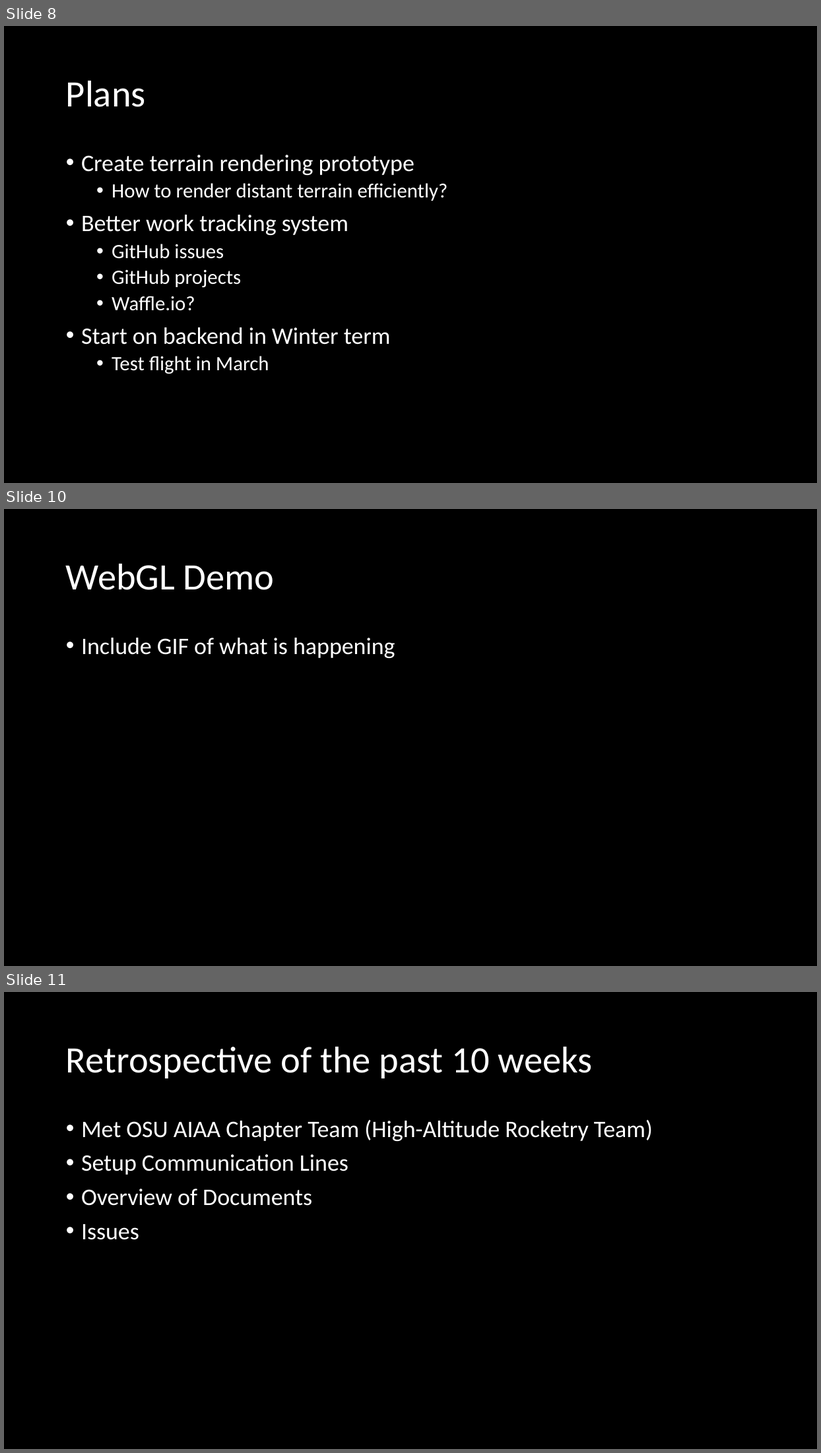
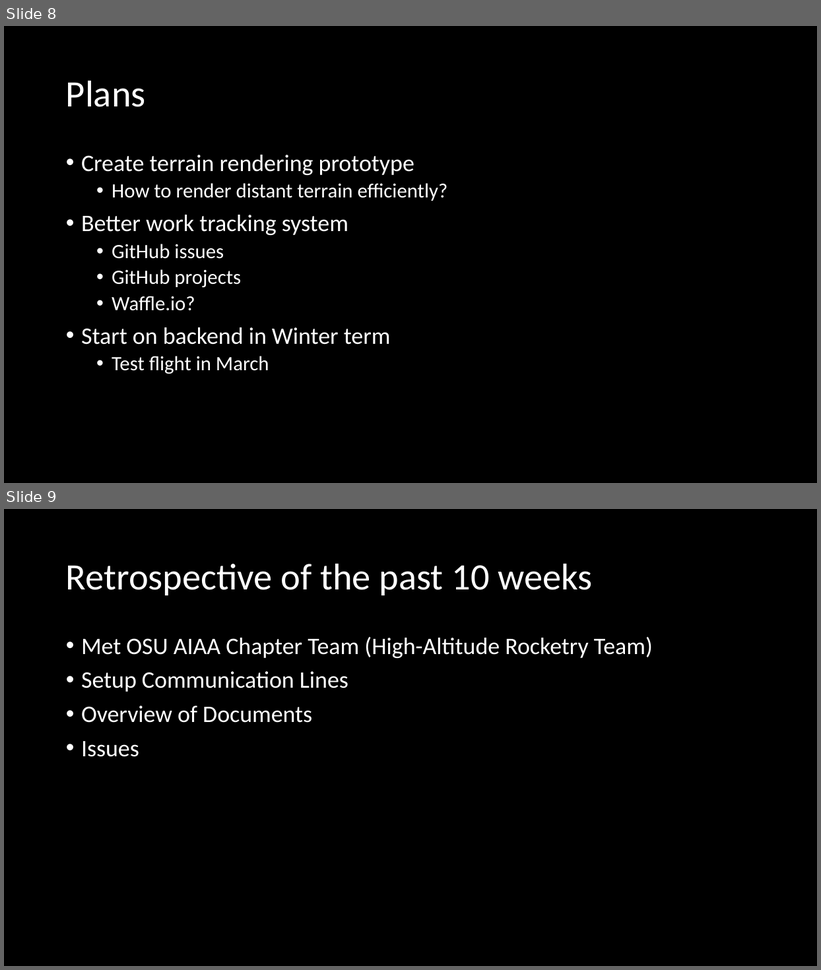
Before and after one commit to 100k-rocketry/groundstation, a slide deck: doc/presentations/FallProgressReport.pptx. Shown one above the other, each under a label of ours: slides 8, 10 and 11 before the commit, slides 8 and 9 after it; the slides between them are not shown. The pictures are 821x1453 and 821x970 pixels, drawn with LibreOffice and Linux fonts; fonts in the diff are those of the drawing. Boxes give left, top, right and bottom in pixels: in the first picture for what was removed or moved away, otherwise in the second. Text is boxed around its words. In the diff, an @@ line names an element or a change of style, - is before the commit and + after.

```diff
--- a/doc/presentations/FallProgressReport.pptx
+++ b/doc/presentations/FallProgressReport.pptx
@@ slide 10 removed at (4,509,817,966), background #000000 @@
@@ title removed at (66,563,275,590) @@
-WebGL Demo
@@ text removed at (81,638,395,658) @@
-• Include GIF of what is happening
@@ what was slide 11 is now slide 9 @@
```
Also in this commit, not shown: 1 slide changed, 2 other slides removed.
